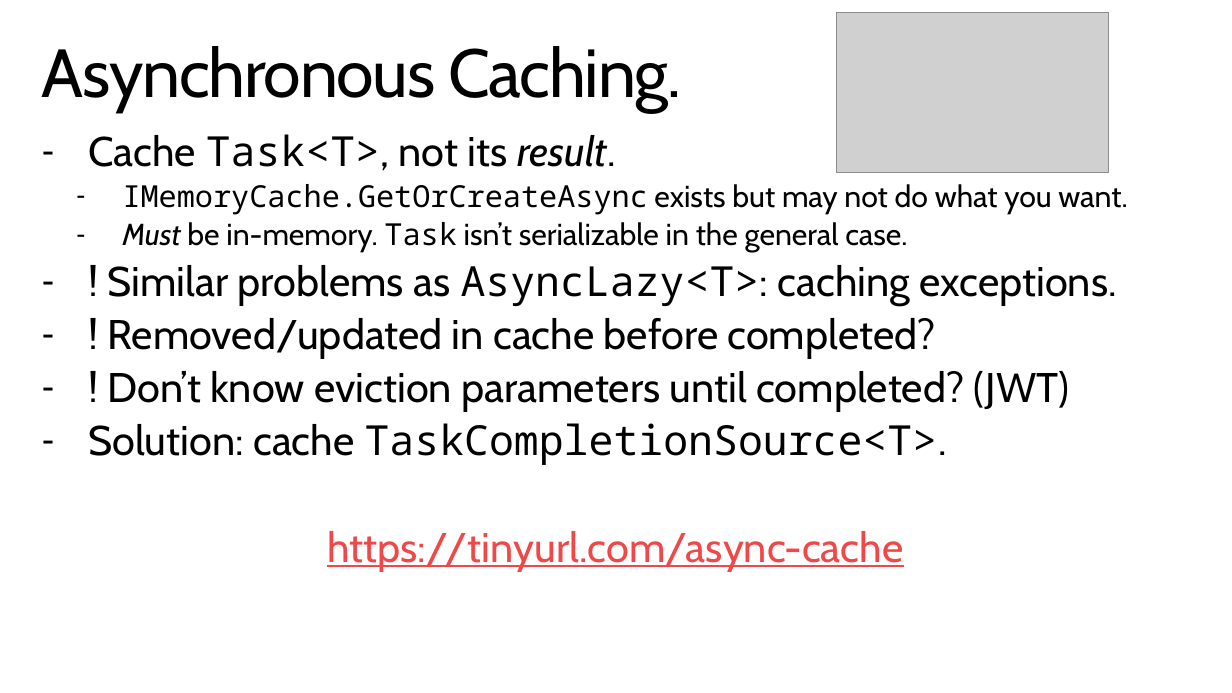
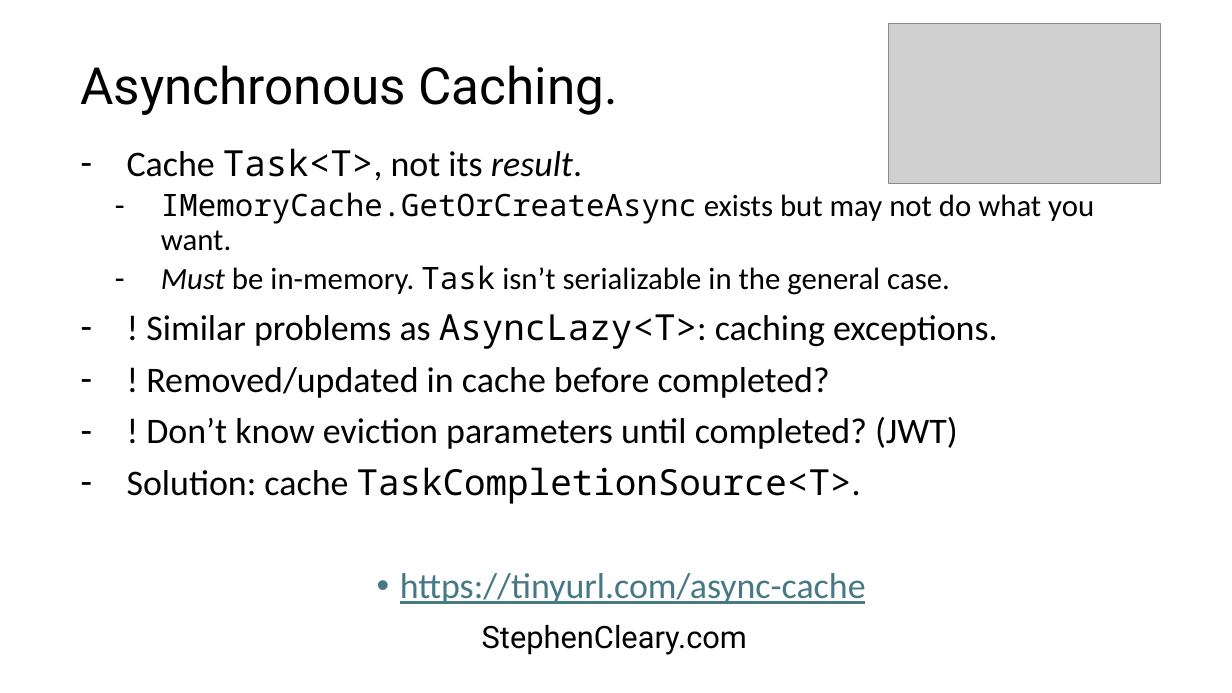
Before and after one commit to StephenCleary/Presentations, a slide deck: slide 37 of Async Masterclass/Async Masterclass.pptx. Drawn at 1232x693 pixels with LibreOffice and Linux fonts; fonts in the diff are those of the drawing; grey boxes stand for pictures; background and template pictures are left out. Boxes give left, top, right and bottom in pixels: in the first picture for what was removed or moved away, otherwise in the second. Text is boxed around its words. In the diff, an @@ line names an element or a change of style, - is before the commit and + after.

```diff
--- a/Async Masterclass/Async Masterclass.pptx
+++ b/Async Masterclass/Async Masterclass.pptx
@@ picture: place and size @@
-picture at box(836, 12, 1108, 172)
+picture at box(889, 24, 1161, 184)
@@ title "Asynchronous Caching.": place and size @@
-title "Asynchronous Caching." at box(42, 46, 681, 113)
+title "Asynchronous Caching." at box(80, 65, 618, 115)
@@ title "Asynchronous Caching." at box(80, 65, 618, 115): size 52.9 to 39.9 pt, font Cabin to Roboto, letter spacing -1 to 0 pt; vertical alignment top to middle @@
@@ text "Cache Task<T>, not its result.": place and size @@
-text "Cache Task<T>, not its result." at box(88, 134, 1127, 571)
+text "Cache Task<T>, not its result." at box(127, 148, 1094, 604)
@@ text "Cache Task<T>, not its result." at box(127, 148, 1094, 604): size 32.4 to 28 pt in "Cache Task<T>, not its result.", "! Similar problems as AsyncLazy<T>: caching exceptions.", "! Removed/updated in cache before completed?", "! Don’t know eviction parameters until completed? ..." and 2 more places; font Cabin to Calibri in "Cache Task<T>, not its result.", "exists but may not do what you ...", "Must be in-memory. isn’t serializable in the ...", "! Similar problems as AsyncLazy<T>: caching exceptions." and 4 more places; size 23.5 to 24 pt in "IMemoryCache.GetOrCreateAsync exists but may not do what ...", "Must be in-memory. Task isn’t serializable in ..."; text colour #F04848 to #467886 in "https://tinyurl.com/async-cache"; more space between paragraphs; bullet none to • @@
@@ text "StephenCleary.com" at box(482, 625, 747, 655): font Cabin to Roboto, text colour #FFFFFF to #000000 @@
```
Also in this commit, not shown: 37 other slides changed, 1 other file.
